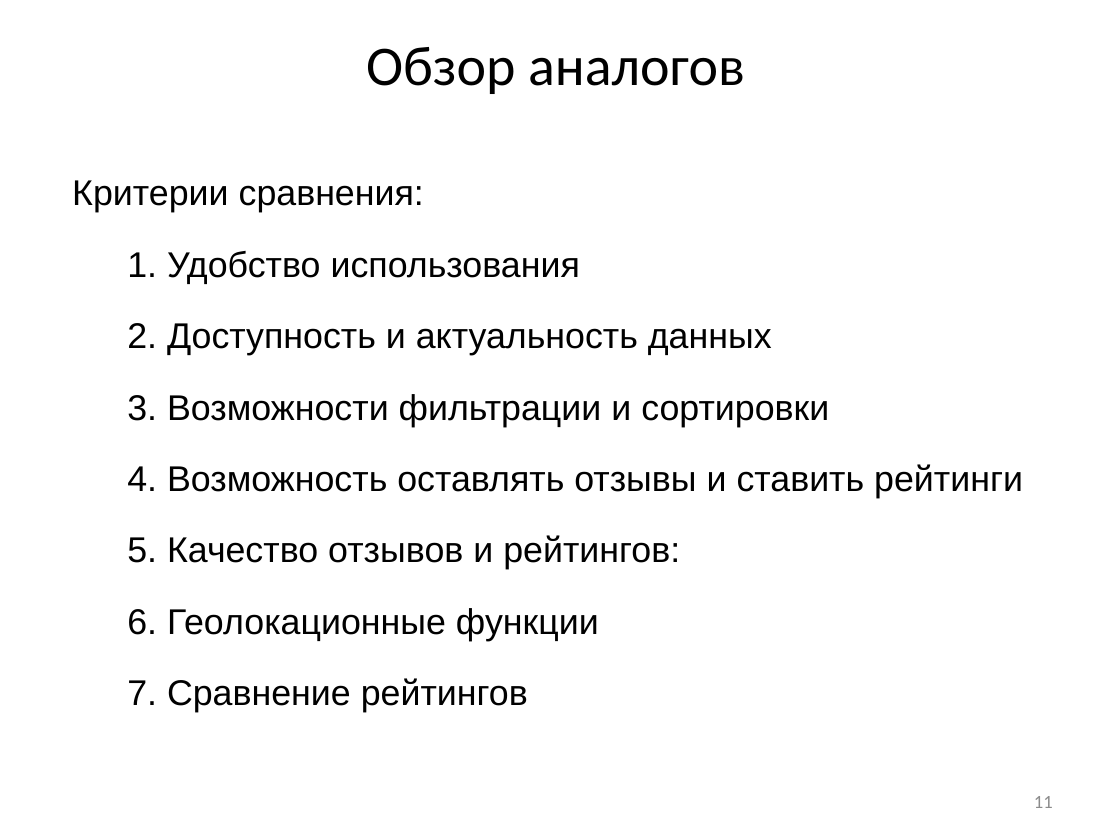
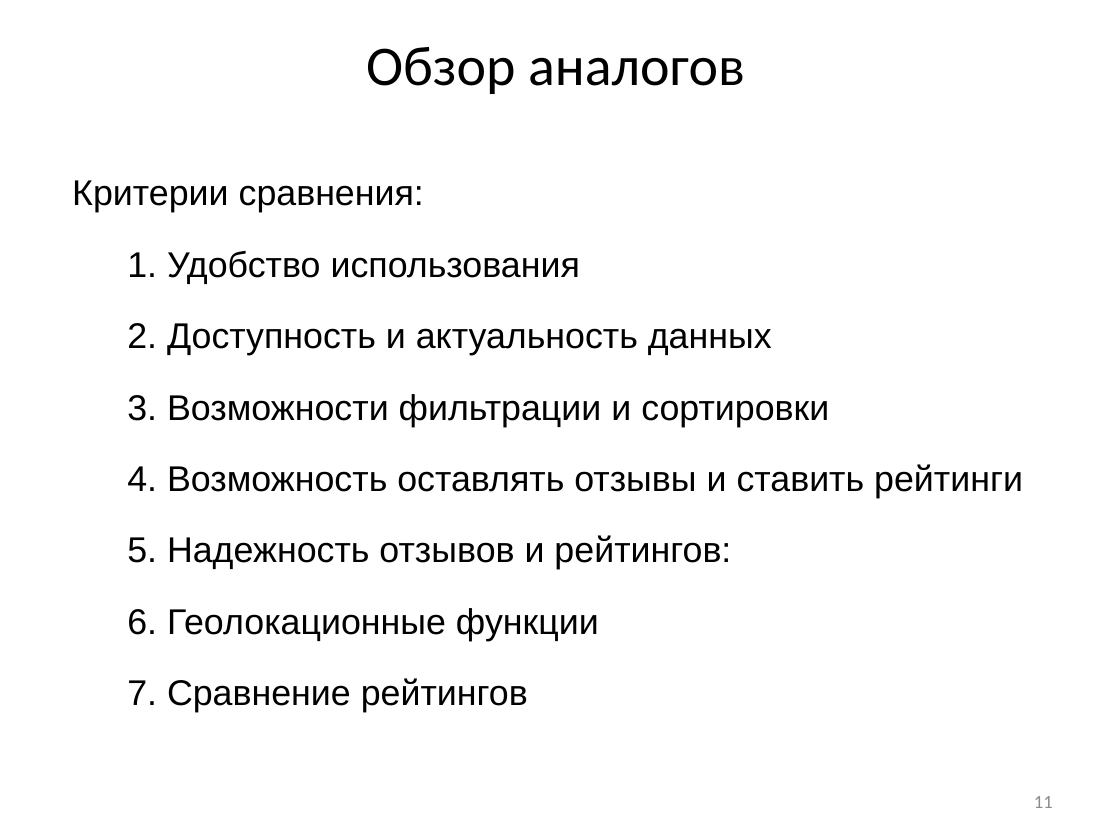
Before and after one commit to vadimgilka/-arRatingWebsite, a slide deck: slide 11 of Documentation/My documentation/Predzashita_Gailevich.pptx. Drawn at 1120x840 pixels with LibreOffice and Linux fonts; fonts in the diff are those of the drawing. Boxes give left, top, right and bottom in pixels: in the first picture for what was removed or moved away, otherwise in the second. Text is boxed around its words. In the diff, an @@ line names an element or a change of style, - is before the commit and + after.

```diff
--- a/Documentation/My documentation/Predzashita_Gailevich.pptx
+++ b/Documentation/My documentation/Predzashita_Gailevich.pptx
@@ subtitle at (127, 535, 731, 570): text changed @@
-5. Качество отзывов и рейтингов:
+5. Надежность отзывов и рейтингов:
```
Also in this commit, not shown: 2 other slides changed, 5 other files.
